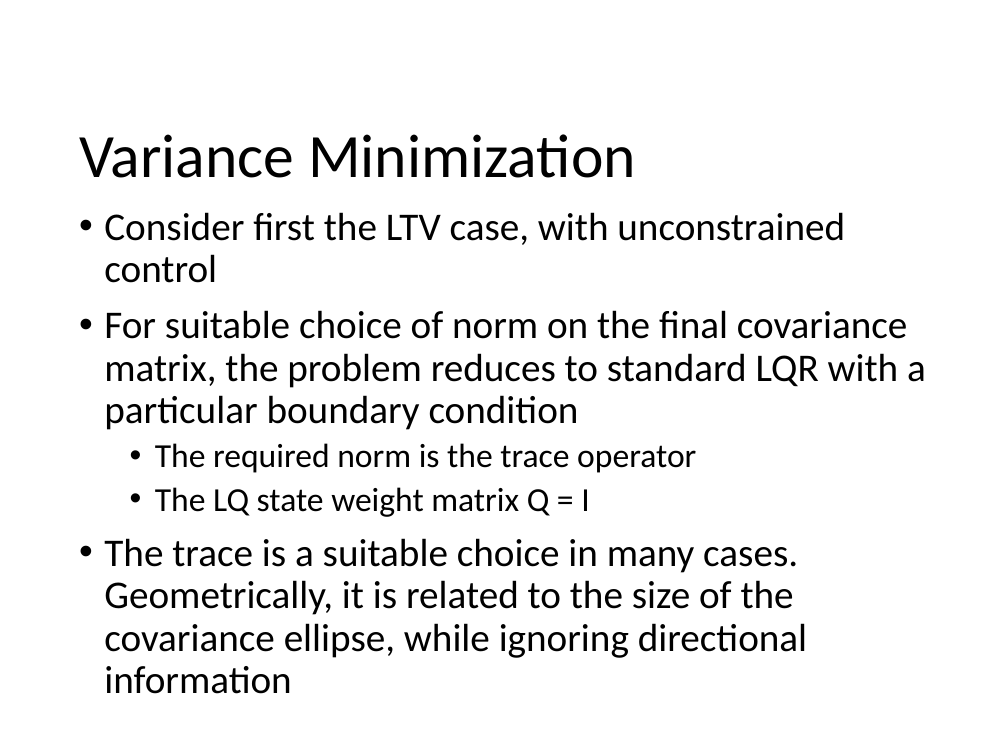
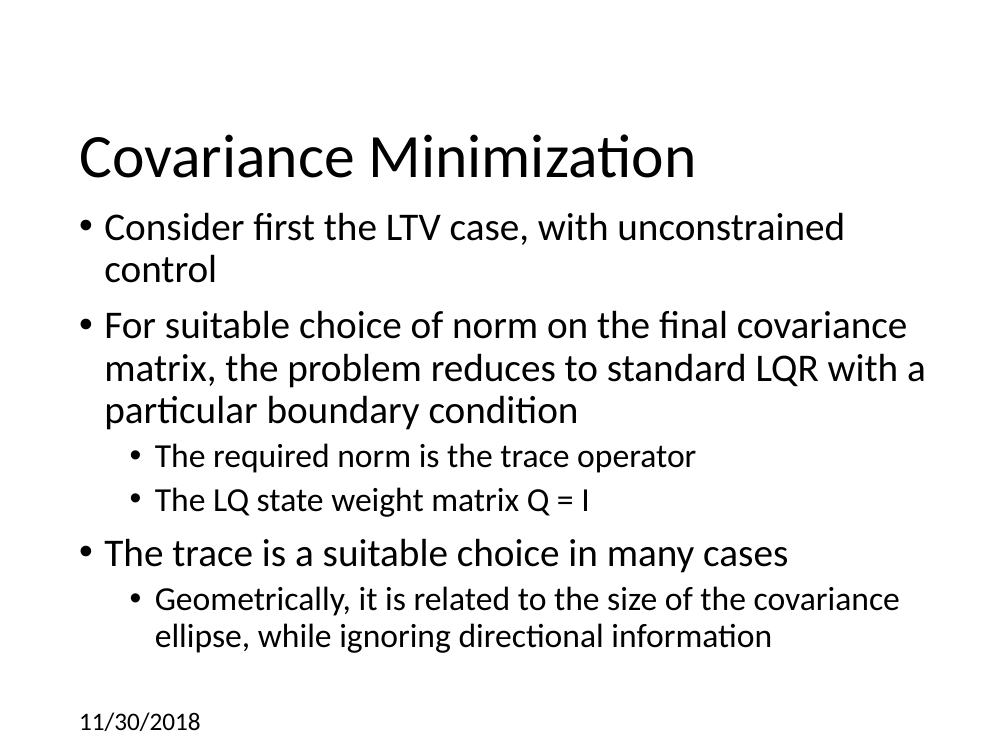
Before and after one commit to CDNoyes/EDL-Py, a slide deck: slide 16 of Documents/Qual Exam.pptx (slide 11 before the commit). Drawn at 1008x756 pixels with LibreOffice and Linux fonts; fonts in the diff are those of the drawing; background and template pictures are left out. Boxes give left, top, right and bottom in pixels: in the first picture for what was removed or moved away, otherwise in the second. Text is boxed around its words. In the diff, an @@ line names an element or a change of style, - is before the commit and + after.

```diff
--- a/Documents/Qual Exam.pptx
+++ b/Documents/Qual Exam.pptx
@@ title at [79, 134, 697, 178]: text changed @@
-Variance Minimization
+Covariance Minimization
@@ text at [104, 538, 900, 653]: text changed; size 28 to 24 pt @@
-• The trace is a suitable choice in many cases. Geometrically, it is related to the size of the covariance ellipse, while ignoring directional information
+• The trace is a suitable choice in many cases
+  • Geometrically, it is related to the size of the covariance ellipse, while ignoring directional information
@@ text added at [79, 712, 200, 731], 18 pt, text #000000 @@
+11/30/2018
```
Also in this commit, not shown: 27 other slides changed, 6 slides added, 1 slide removed.
